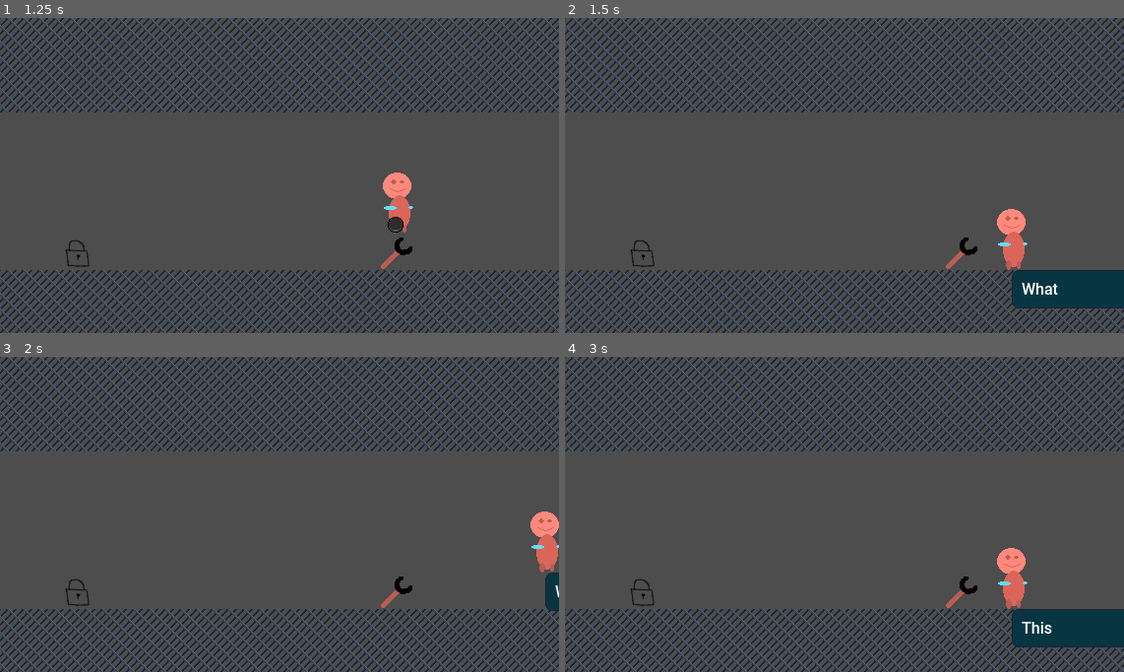
Above: before the commit, frames 1-4 (two rows, left to right).
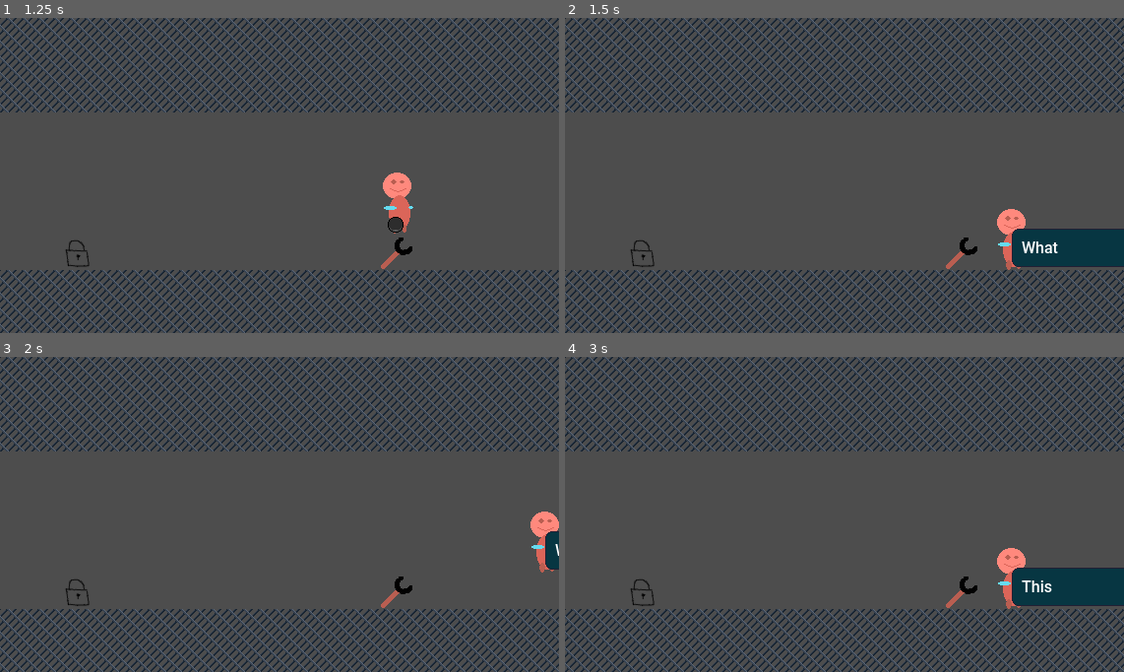
Above: after the commit, the same moments.

Repository: panorb/ludum-dare-58
Game: Godot game, scene res://game/game.tscn
The game is run twice, just before and just after one commit, with the same random seed, the same clock (stepped at 60 frames per second) and the same inputs.
Inputs:
- Up to frame 1 (1.25 s): tap Enter at 0.5 s; hold Right (move_right) from 0.53 s (still down); tap W (interact) at 0.6 s; tap Space (jump) at 0.77 s
- Up to frame 2 (1.5 s): keep holding Right (move_right); tap W (interact) at 1.35 s
- Up to frame 3 (2 s): keep holding Right (move_right); tap Space (jump) at 1.52 s
- Up to frame 4 (3 s): release Right (move_right) at 2.03 s; hold Left (move_left) 2.03-2.78 s; tap W (interact) at 2.1, 2.85 s; hold Right (move_right) from 2.78 s (still down)

Frame 1 is identical in both runs. In frame 2, 4.4% of the frame differs, in the area x 79-100%, y 66-93%; in frame 3, 0.6%; in frame 4, 4.4%.

Commit message:
Add speech markers to adjust speaking position of speakers

Diff:
--- a/godot/cutscene/cutscene_conductor.gd
+++ b/godot/cutscene/cutscene_conductor.gd
@@ -36,7 +36,7 @@
 		"speech":
 			advance_cooldown = 2.0
 			var bubble_text = current_instruction["text"]
-			var speaker = current_instruction["speaker"]
+			var speaker = "speaker_{0}".format([current_instruction["speaker"]])
 			%Dialog.display_bubble(bubble_text, speaker)
 		"item_pickup":
 			var item = current_instruction["item"]
--- a/godot/player/player.gd
+++ b/godot/player/player.gd
@@ -1,4 +1,6 @@
 extends CharacterBody2D
+
+@onready var speaker_position_marker : Marker2D = $SpeakerPosition
 
 var interactables_in_reach = []
 var closest_interactable = null
--- a/godot/player/player.tscn
+++ b/godot/player/player.tscn
@@ -14,6 +14,9 @@
 collision_mask = 2050
 script = ExtResource("1_rkbax")
 
+[node name="SpeakerPosition" type="Marker2D" parent="." groups=["speaker_player"]]
+position = Vector2(0, -42)
+
 [node name="Sprite2D" type="Sprite2D" parent="."]
 position = Vector2(0, -32)
 texture = ExtResource("1_oul6g")
